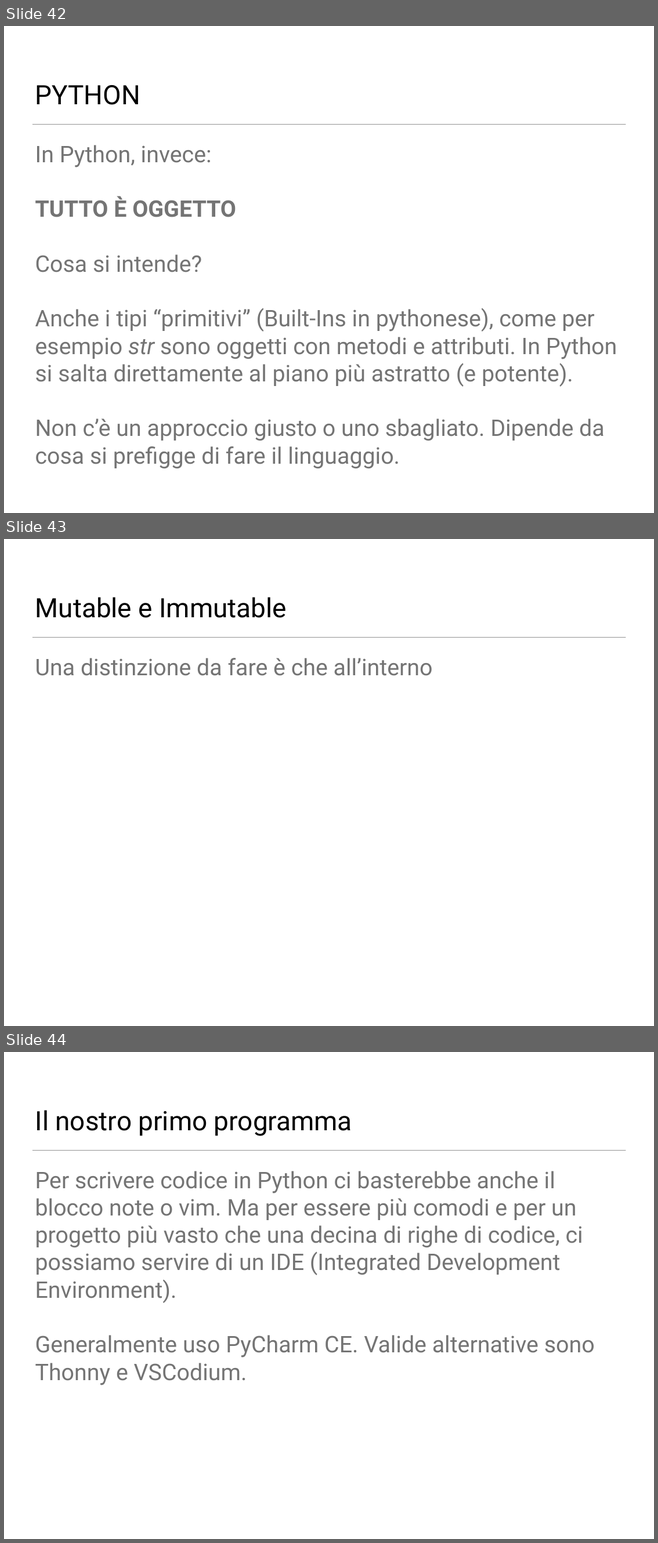
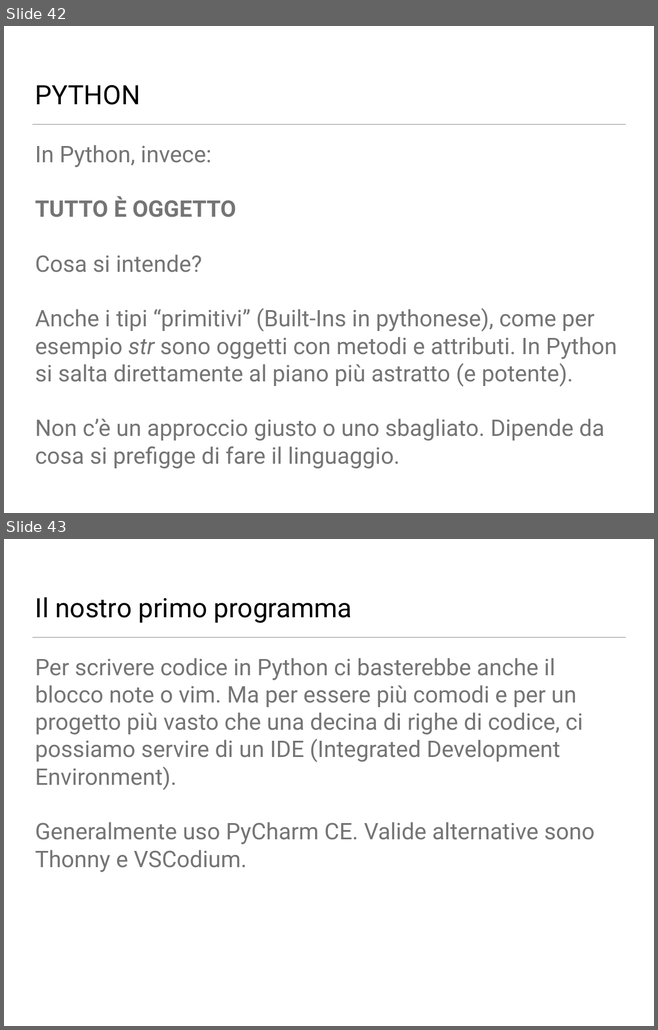
Before and after one commit to NicolaGrego2001/NicolaGrego2001, a slide deck: logica.odp. Shown one above the other, each under a label of ours: slides 42, 43 and 44 before the commit, slides 42 and 43 after it. The pictures are 658x1543 and 658x1030 pixels, drawn with LibreOffice and Linux fonts; fonts in the diff are those of the drawing; background and template pictures are left out. Boxes give left, top, right and bottom in pixels: in the first picture for what was removed or moved away, otherwise in the second. Text is boxed around its words. In the diff, an @@ line names an element or a change of style, - is before the commit and + after.

```diff
--- a/logica.odp
+++ b/logica.odp
@@ slide 43 removed at box(4, 539, 654, 1026), background picture (left out); not listed: 1 template element that a slide beside it also shows @@
@@ text removed at box(35, 597, 286, 618) @@
-Mutable e Immutable
@@ text removed at box(35, 658, 433, 676) @@
-Una distinzione da fare è che all’interno
@@ what was slide 44 is now slide 43 @@
```
Also in this commit, not shown: 9 slides changed, 1 slide added, 1 other slide removed, 1 other file.
